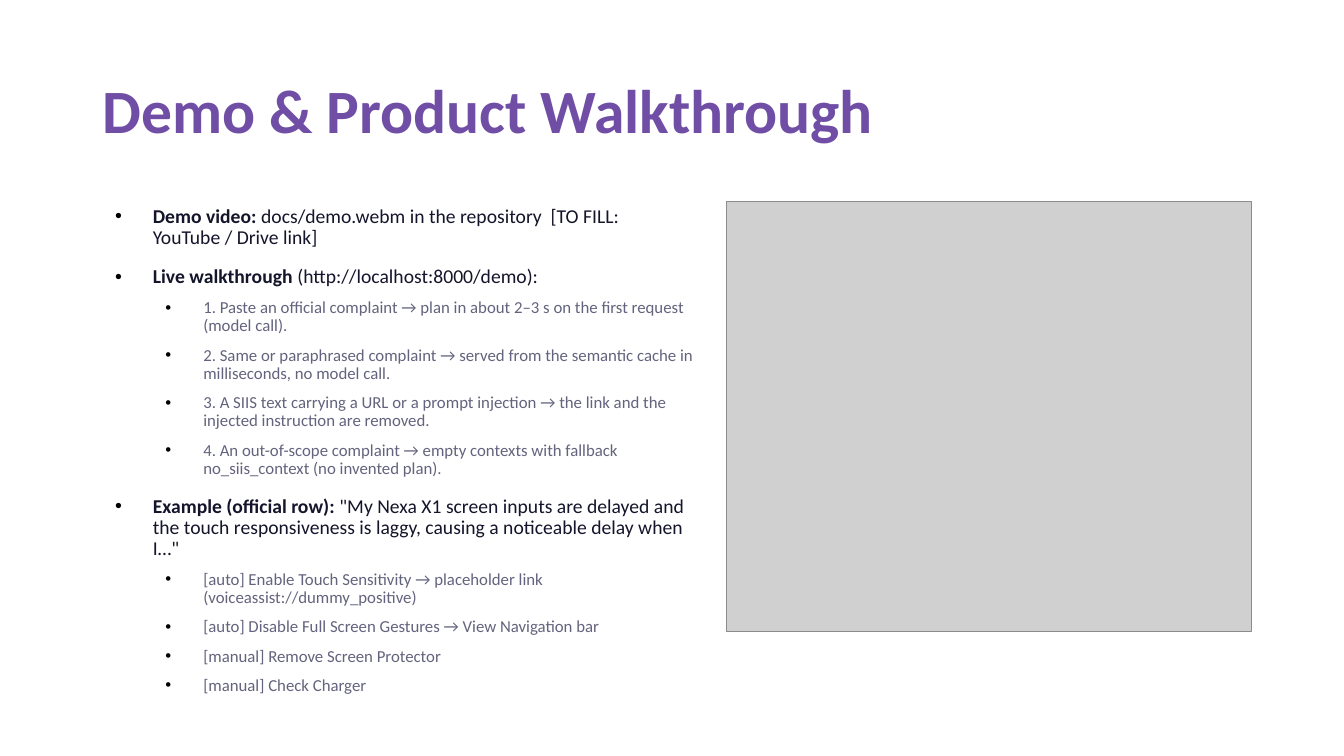
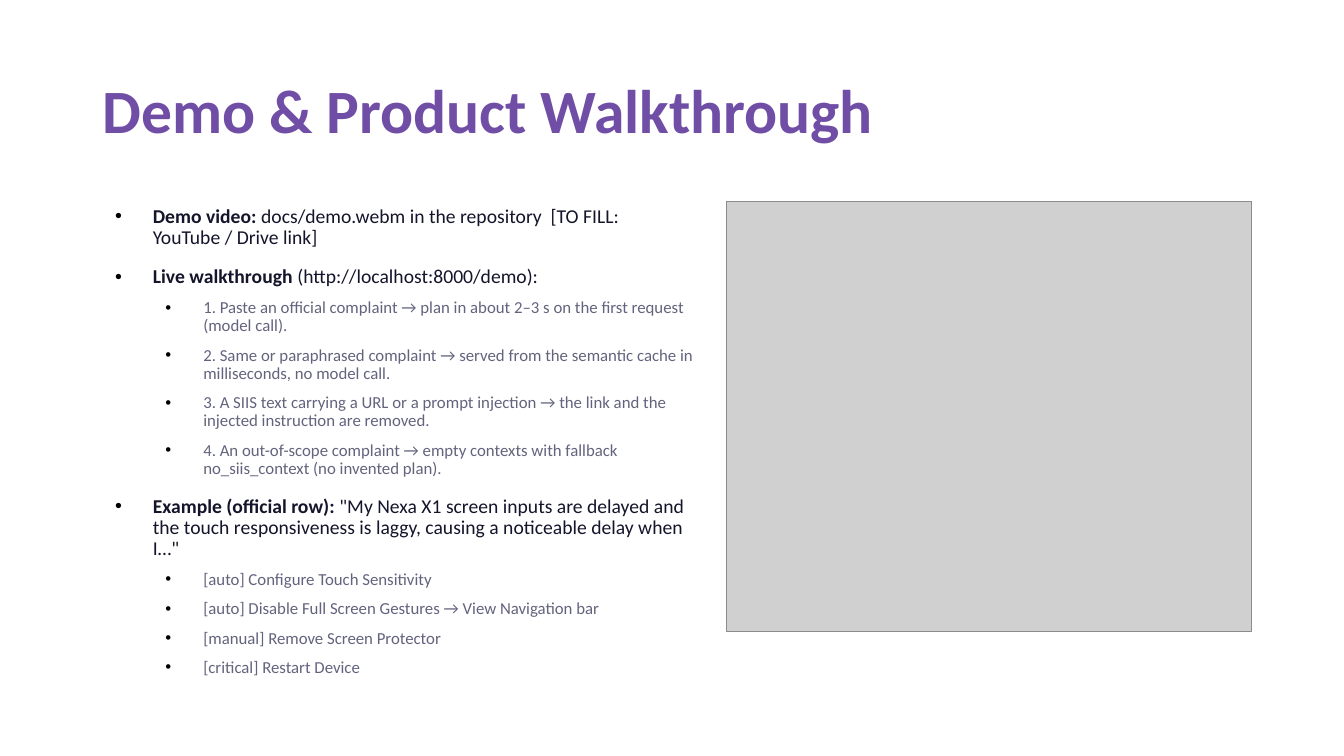
Before and after one commit to shashi-bhushan-27/samsungPrism, a slide deck: slide 5 of docs/CollegeName_TeamName_Submission.pptx. Drawn at 1344x756 pixels with LibreOffice and Linux fonts; fonts in the diff are those of the drawing; grey boxes stand for pictures. Boxes give left, top, right and bottom in pixels: in the first picture for what was removed or moved away, otherwise in the second. Text is boxed around its words. In the diff, an @@ line names an element or a change of style, - is before the commit and + after.

```diff
--- a/docs/CollegeName_TeamName_Submission.pptx
+++ b/docs/CollegeName_TeamName_Submission.pptx
@@ text at <box>203,573,431,588</box>: text changed @@
-  • [auto] Enable Touch Sensitivity → placeholder link (voiceassist://dummy_positive)
+  • [auto] Configure Touch Sensitivity
@@ text at <box>203,661,359,676</box>: text changed @@
-  • [manual] Check Charger
+  • [critical] Restart Device
```
Also in this commit, not shown: 3 other slides changed, 20 other files.
